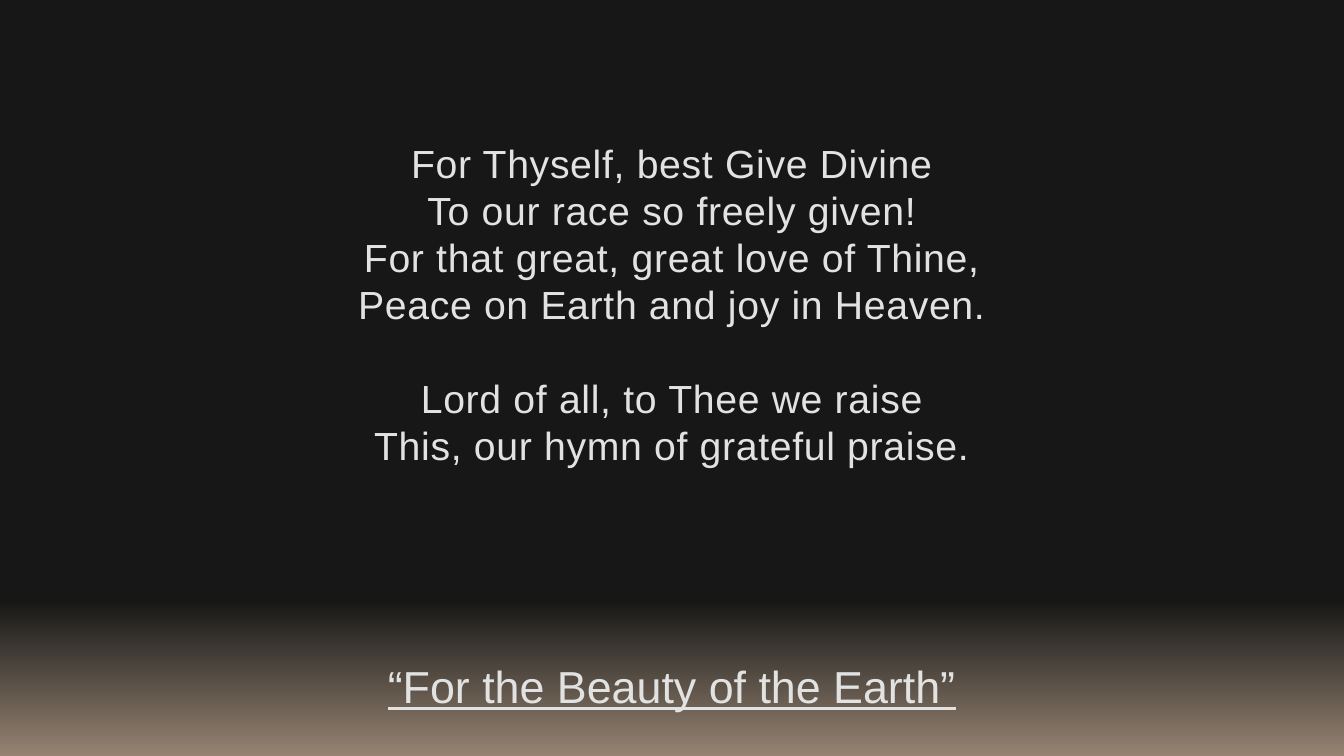
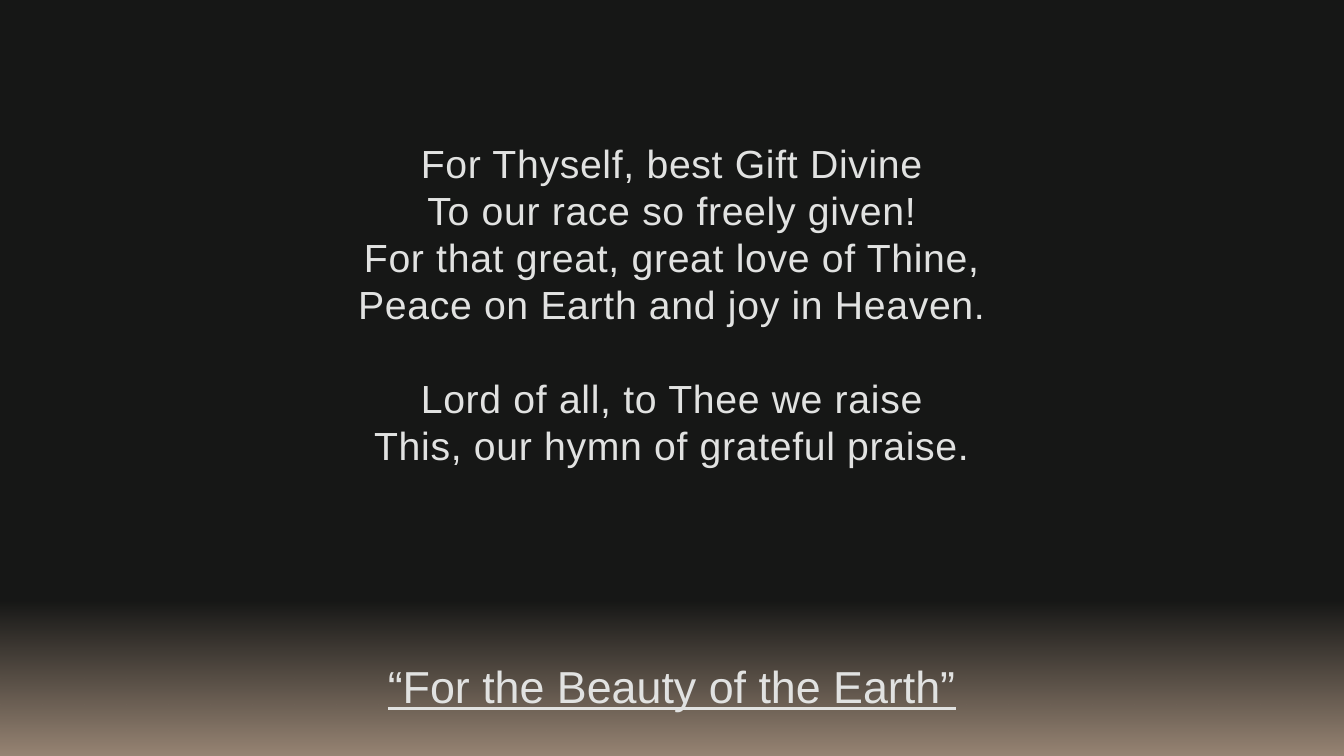
Before and after one commit to kevinmcmilian/ZarahemlaHymnPPTs, a slide deck: slide 4 of 15 - For the Beauty of the Earth.pptx. Drawn at 1344x756 pixels with LibreOffice and Linux fonts; fonts in the diff are those of the drawing. Boxes give left, top, right and bottom in pixels: in the first picture for what was removed or moved away, otherwise in the second. Text is boxed around its words. In the diff, an @@ line names an element or a change of style, - is before the commit and + after.

```diff
--- a/15 - For the Beauty of the Earth.pptx
+++ b/15 - For the Beauty of the Earth.pptx
@@ text at (x1=421, y1=149, x2=922, y2=186): text changed @@
-For Thyself, best Give Divine
+For Thyself, best Gift Divine
```
Also in this commit, not shown: 19 other files.
